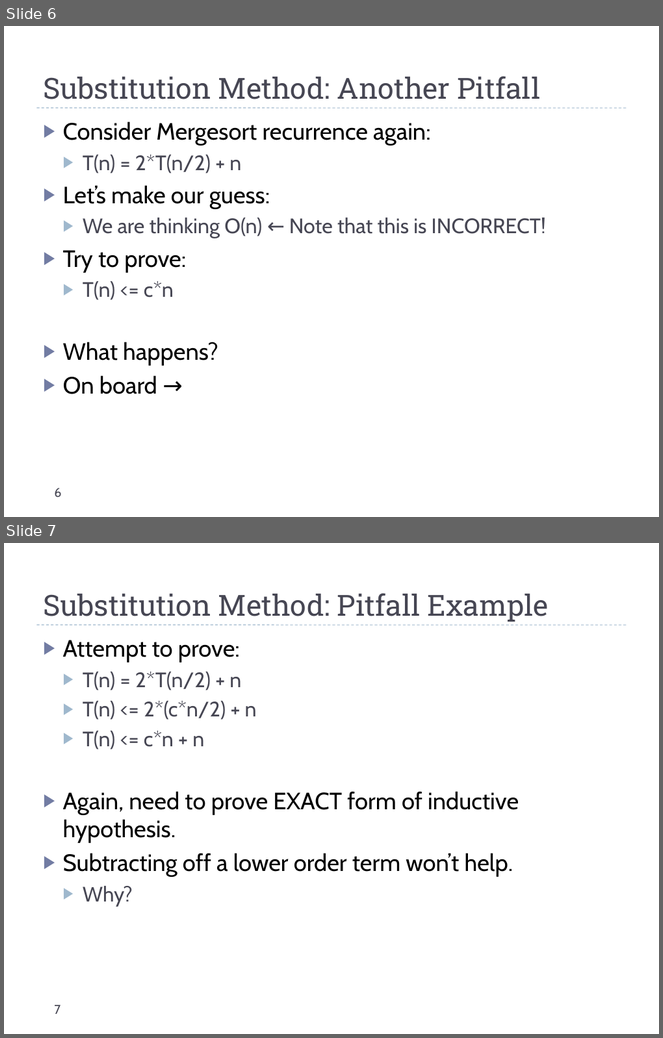
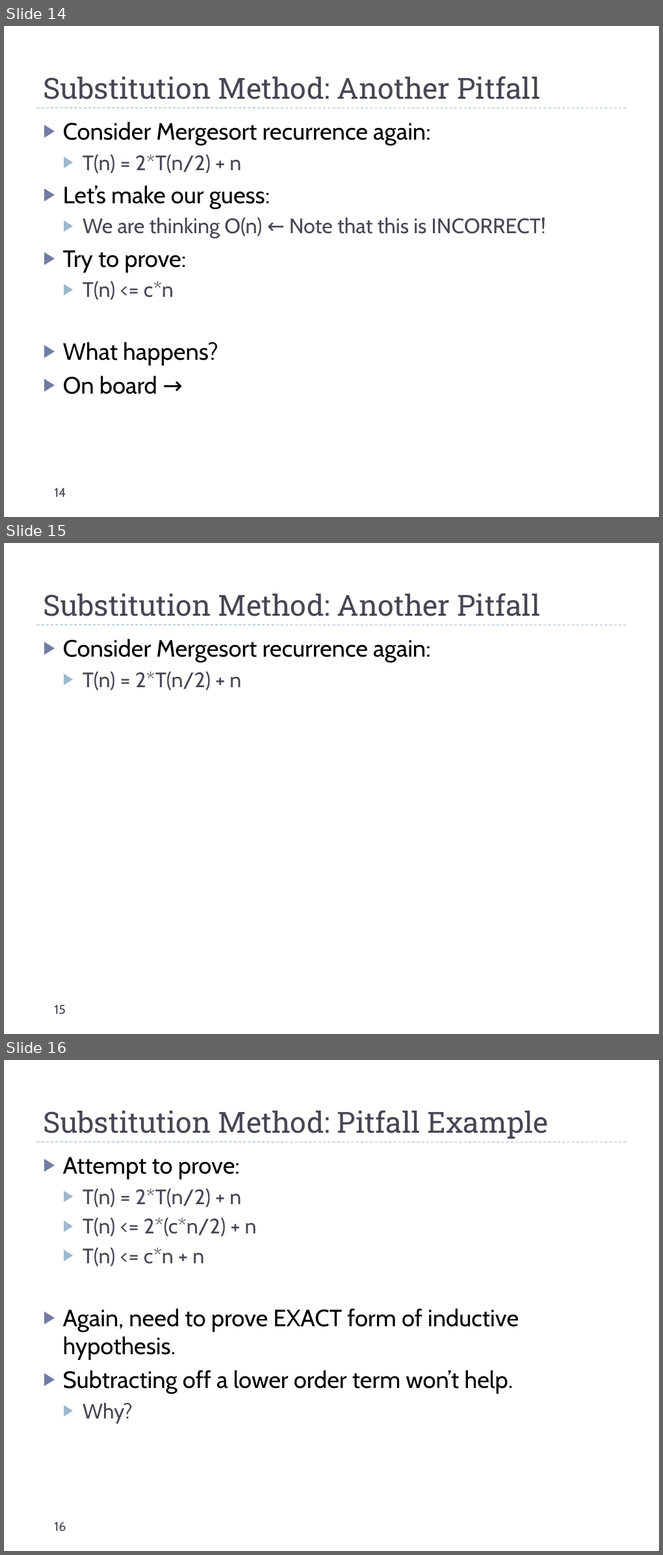
Before and after one commit to uva-cs/cs4102-f21, a slide deck: slides/recurrences_live.pptx. Shown one above the other, each under a label of ours: slides 6 and 7 before the commit, slides 14, 15 and 16 after it. The pictures are 663x1038 and 663x1555 pixels, drawn with LibreOffice and Linux fonts; fonts in the diff are those of the drawing. Boxes give left, top, right and bottom in pixels: in the first picture for what was removed or moved away, otherwise in the second. Text is boxed around its words. In the diff, an @@ line names an element or a change of style, - is before the commit and + after.

```diff
--- a/slides/recurrences_live.pptx
+++ b/slides/recurrences_live.pptx
@@ slide 15 added at [4,543,659,1034], background #FFFFFF; not listed: 1 template element that a slide beside it also shows @@
@@ title added at [43,593,541,616], 32 pt, text #464653 @@
+Substitution Method: Another Pitfall
@@ text added at [63,639,431,691], 26 pt, text #000000 @@
+▶ Consider Mergesort recurrence again:
+  ▶ T(n) = 2*T(n/2) + n
@@ page number added at [54,1005,66,1015], 14 pt, text #464653 @@
+15
@@ what was slide 6 is now slide 14 @@
@@ page number at [54,488,66,497]: text changed @@
-6
+14
@@ what was slide 7 is now slide 16 @@
@@ page number at [54,1522,66,1532]: text changed @@
-7
+16
```
Also in this commit, not shown: 3 slides changed, 12 other slides added, 1 slide removed, 1 other file.
